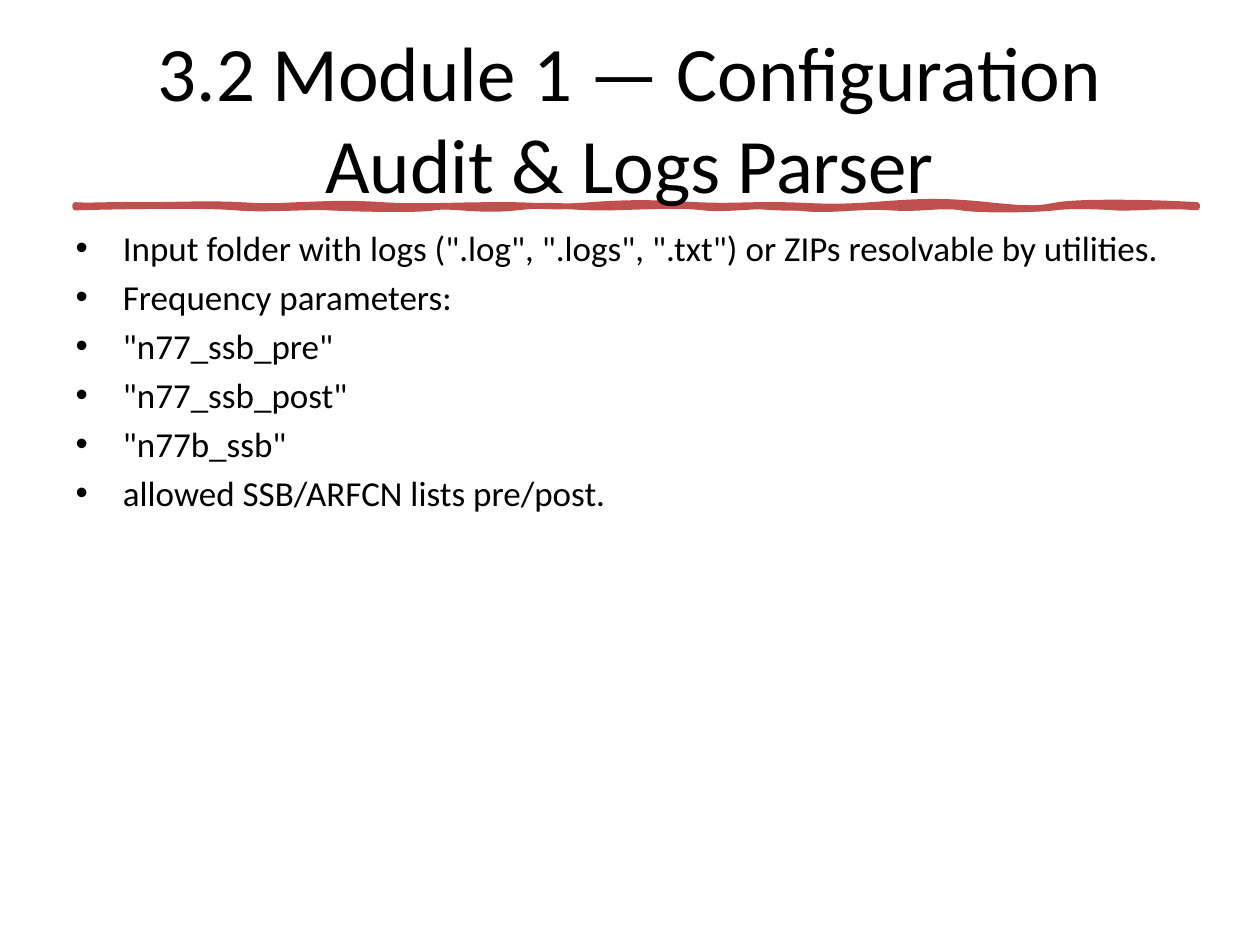
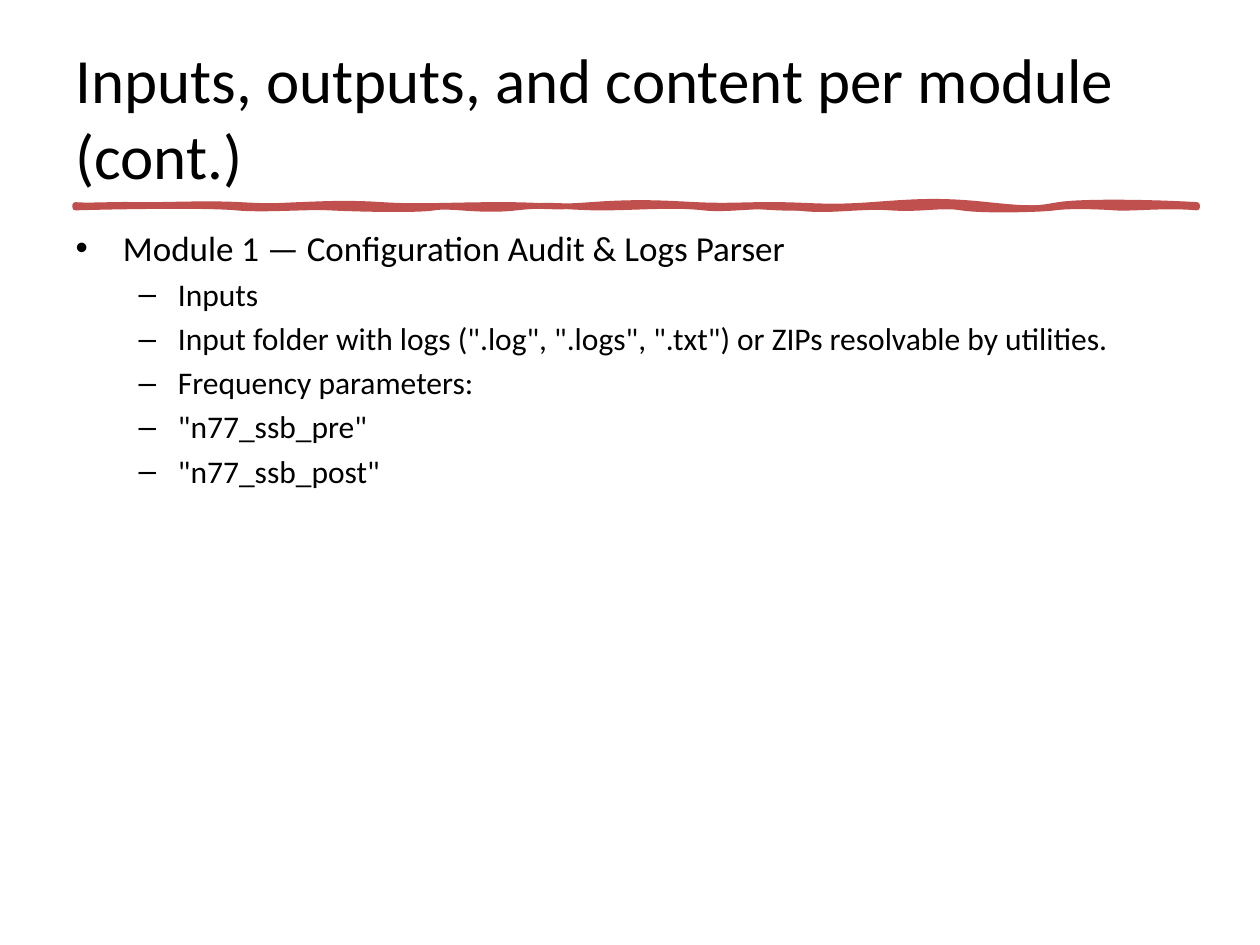
Before and after one commit to jaimetur/SSB_RetuningAutomations, a slide deck: slide 8 of help/SSB-Retuning-Automations-User-Guide-v0.7.1.pptx (slide 5 before the commit). Drawn at 1260x945 pixels with LibreOffice and Linux fonts; fonts in the diff are those of the drawing. Boxes give left, top, right and bottom in pixels: in the first picture for what was removed or moved away, otherwise in the second. Text is boxed around its words. In the diff, an @@ line names an element or a change of style, - is before the commit and + after.

```diff
--- a/help/SSB-Retuning-Automations-User-Guide-v0.7.1.pptx
+++ b/help/SSB-Retuning-Automations-User-Guide-v0.7.1.pptx
@@ title at (76,59,1113,188): text changed; size 44 to 36 pt @@
-3.2 Module 1 — Configuration Audit & Logs Parser
+Inputs, outputs, and content per module (cont.)
@@ text at (123,236,785,311): paragraphs added @@
+• Module 1 — Configuration Audit & Logs Parser
+  – Inputs
@@ text at (178,327,1107,488): size 20 to 18 pt in "Input folder with logs (".log", ".logs", ".txt") ...", "Frequency parameters:", ""n77_ssb_pre"", ""n77_ssb_post""; bullet • to –; list level 1 to 2 in "Input folder with logs (".log", ..."; list level 1 to 2 in "Frequency parameters:"; list level 1 to 2 in ""n77_ssb_pre""; list level 1 to 2 in ""n77_ssb_post"" @@
@@ text at (123,432,605,512): paragraphs removed @@
-• "n77b_ssb"
-• allowed SSB/ARFCN lists pre/post.
```
Also in this commit, not shown: 6 other slides changed, 34 slides added, 1 slide removed, 5 other files.
